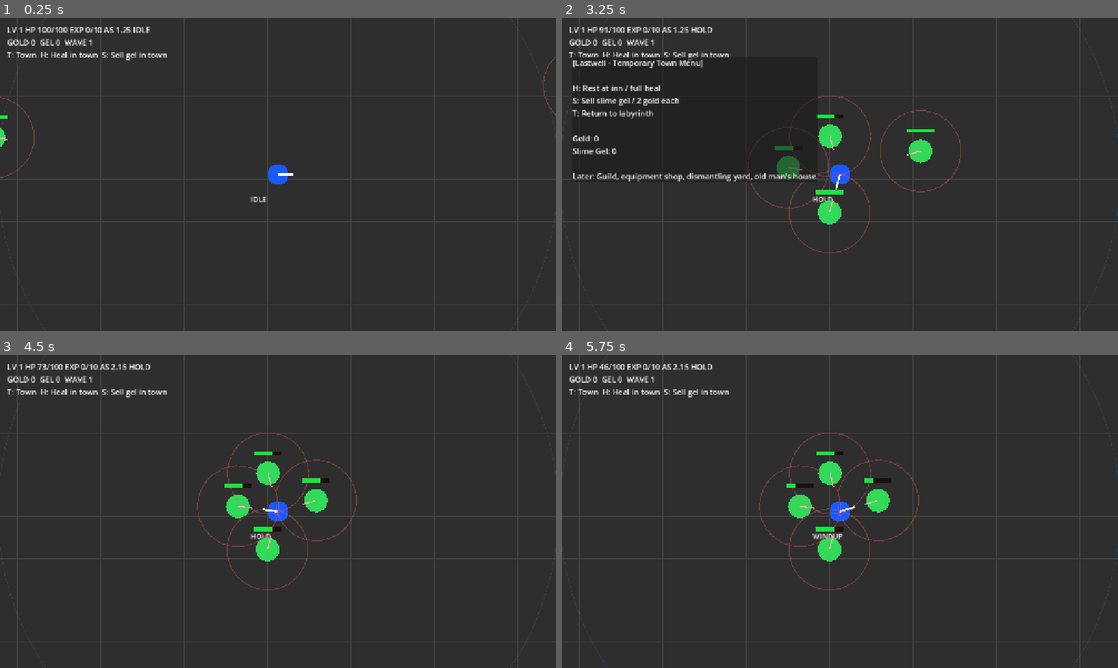
Above: before the commit, frames 1-4 (two rows, left to right).
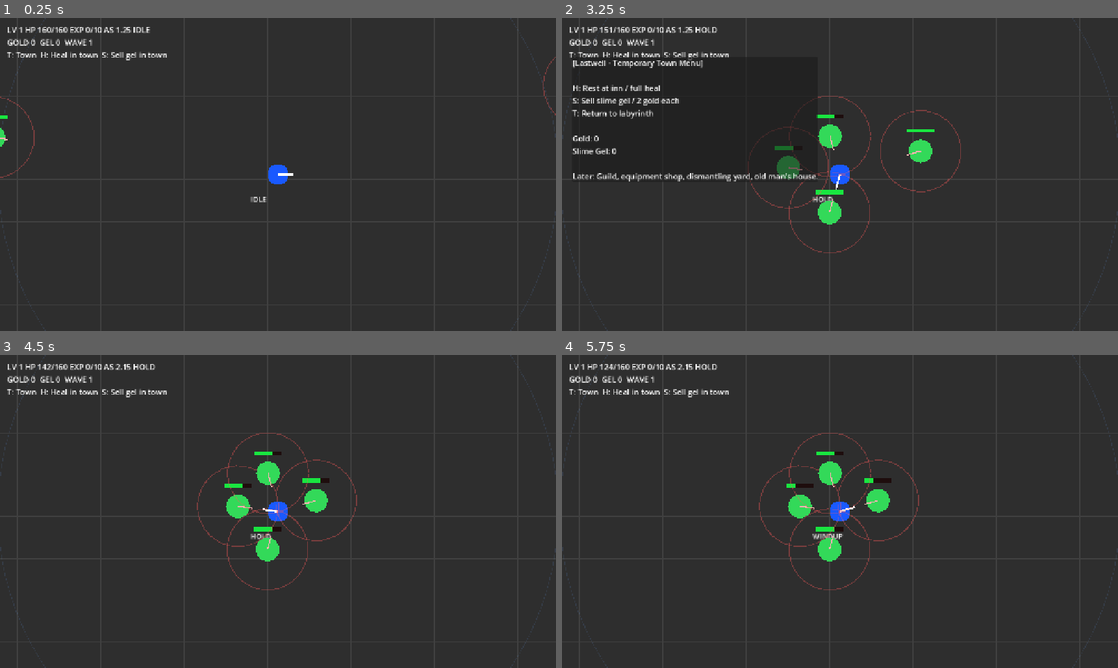
Above: after the commit, the same moments.

Repository: danyoon0760/last-archer
Game: Godot game, scene res://scenes/Main.tscn
The game is run twice, just before and just after one commit, with the same random seed, the same clock (stepped at 60 frames per second) and the same inputs.
Inputs (mouse positions are in pixels of both pictures, inside the frame that each line leads up to):
- Up to frame 1 (0.25 s): no input
- Up to frame 2 (3.25 s): tap Enter at 0.5 s; move the mouse to (962, 158) at 0.52 s; hold W 0.53-1.28 s; tap T at 0.6 s; click (962, 158) at 0.67 s; move the mouse to (728, 190) at 1.27 s; hold S 1.28-2.03 s; tap H at 1.35 s; move the mouse to (895, 105) at 2.02 s; hold W from 2.03 s (still down); tap R at 2.1 s; move the mouse to (812, 237) at 2.77 s; tap E at 2.85 s; click (812, 237) at 2.92 s
- Up to frame 3 (4.5 s): move the mouse to (444, 558) at 3.52 s; release W at 3.53 s; hold A from 3.53 s (still down); tap Q at 3.6 s; move the mouse to (111, 464) at 4.27 s; tap T at 4.35 s
- Up to frame 4 (5.75 s): tap Space at 5 s; move the mouse to (867, 511) at 5.02 s; release A at 5.03 s; hold S from 5.03 s (still down); tap H at 5.1 s; click (867, 511) at 5.17 s

The runs differ from the first frame. In frame 1, less than 0.1% of the frame differs, in the area x 7-12%, y 2-5%; in frame 2, 0.3%, in the area x 6-28%, y 2-5%; in frame 3, 0.3%; in frame 4, 0.3%.

Commit message:
Let attack move keep moving during cooldown and improve survival

Diff:
--- a/scripts/player_kite.gd
+++ b/scripts/player_kite.gd
@@ -3,7 +3,7 @@
 enum S {IDLE,MOVE,CHASE,WINDUP,RECOVER,AMOVE,HOLD}
 
 @export var move_speed := 400.0
-@export var max_hp := 100
+@export var max_hp := 160
 @export var attack_range := 430.0
 @export var attack_speed := 1.25
 @export var windup_ratio := 0.20
@@ -26,7 +26,7 @@
 var last_shot := -999.0
 var t := 0.0
 var fired := false
-var hp := 100
+var hp := 160
 var level := 1
 var exp_current := 0
 var exp_to_next := 10
@@ -58,7 +58,10 @@
 
 func _physics_process(d):
 	q=maxf(q-d,0); q_cd=maxf(q_cd-d,0); inv=maxf(inv-d,0)
-	if is_dead: velocity=Vector2.ZERO; return
+	if is_dead:
+		velocity=Vector2.ZERO
+		queue_redraw()
+		return
 	match state:
 		S.IDLE: velocity=Vector2.ZERO
 		S.MOVE: move_to(dest); if global_position.distance_to(dest)<6: set_s(S.IDLE)
@@ -98,12 +101,14 @@
 
 func amove():
 	var en=pick(amove_dest)
-	if en:
-		target=en; face(target.global_position); velocity=Vector2.ZERO
-		if ready(): start(target)
-		return
+	if en and ready():
+		target=en; face(target.global_position); velocity=Vector2.ZERO; start(target); return
 	move_to(amove_dest)
-	if global_position.distance_to(amove_dest)<6: set_s(S.IDLE)
+	if global_position.distance_to(amove_dest)<6:
+		if en:
+			velocity=Vector2.ZERO
+		else:
+			set_s(S.IDLE)
 
 func hold_logic():
 	velocity=Vector2.ZERO
@@ -192,18 +197,22 @@
 
 func take_damage(v):
 	if inv>0 or is_dead: return
-	hp-=v; inv=0.25
+	hp-=v; inv=0.45
 	if hp<=0: hp=0; is_dead=true
-	notify_stats_changed()
-
-func full_heal(): hp=max_hp; notify_stats_changed()
+	notify_stats_changed(); queue_redraw()
+
+func full_heal(): hp=max_hp; is_dead=false; notify_stats_changed(); queue_redraw()
 func get_hud_text(): return "LV %s HP %s/%s EXP %s/%s AS %.2f %s" %[level,hp,max_hp,exp_current,exp_to_next,aspeed(),name_s()]
 func notify_stats_changed(): var gm=get_tree().get_first_node_in_group("game_manager"); if gm and gm.has_signal("stats_changed"): gm.stats_changed.emit()
 func set_s(s): state=s
 func name_s(): return ["IDLE","MOVE","CHASE","WINDUP","RECOVER","AMOVE","HOLD"][state]
 
 func _draw():
-	draw_circle(Vector2.ZERO,16,Color(0.1,0.35,1.0))
+	var c=Color(0.1,0.35,1.0)
+	if is_dead: c=Color(0.25,0.25,0.25)
+	draw_circle(Vector2.ZERO,16,c)
 	draw_line(Vector2.ZERO,dir*24,Color.WHITE,3)
 	draw_arc(Vector2.ZERO,attack_range,0,TAU,96,Color(0.4,0.65,1.0,0.12),1)
 	draw_string(ThemeDB.fallback_font,Vector2(-42,42),name_s(),HORIZONTAL_ALIGNMENT_LEFT,-1,11,Color.WHITE)
+	if is_dead:
+		draw_string(ThemeDB.fallback_font,Vector2(-64,-56),"DEAD - R",HORIZONTAL_ALIGNMENT_LEFT,-1,14,Color.WHITE)
